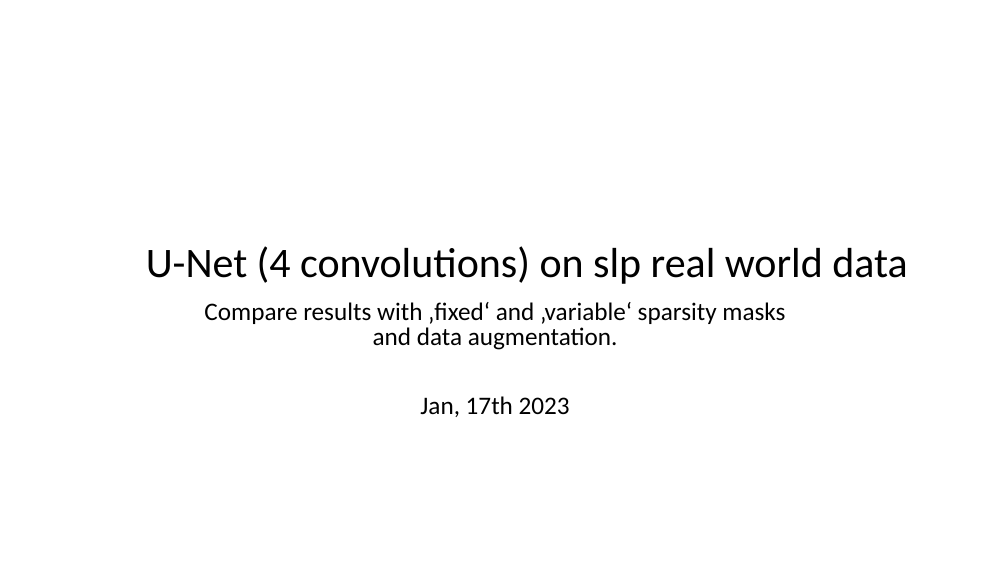
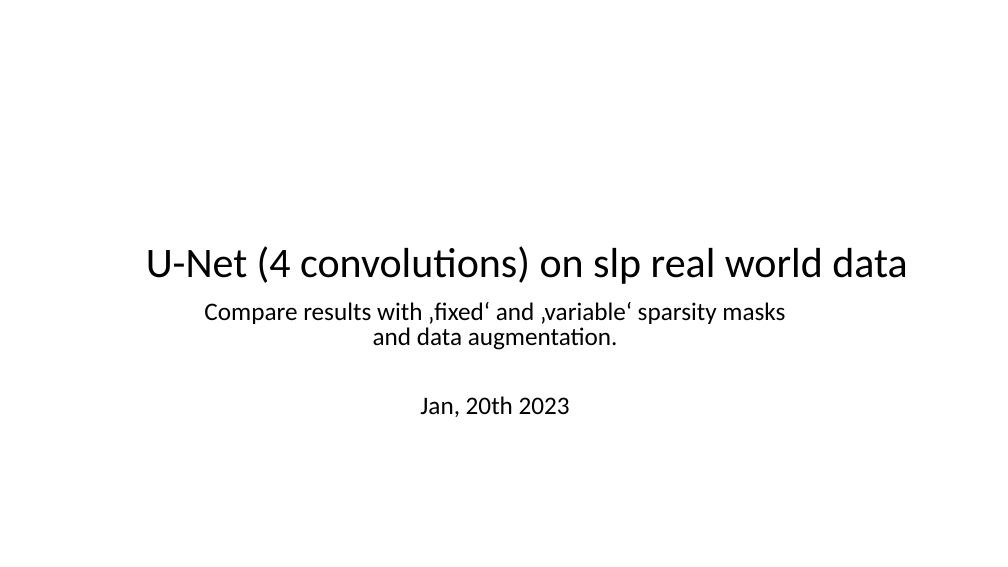
Before and after one commit to MarcoLandtHayen/reconstruct-sparse-inputs, a slide deck: slide 1 of presentations/unet_4conv_slp_realworld.pptx. Drawn at 1008x567 pixels with LibreOffice and Linux fonts; fonts in the diff are those of the drawing. Boxes give left, top, right and bottom in pixels: in the first picture for what was removed or moved away, otherwise in the second. Text is boxed around its words. In the diff, an @@ line names an element or a change of style, - is before the commit and + after.

```diff
--- a/presentations/unet_4conv_slp_realworld.pptx
+++ b/presentations/unet_4conv_slp_realworld.pptx
@@ subtitle at <box>420,396,570,417</box>: text changed @@
-Jan, 17th 2023
+Jan, 20th 2023
```
Also in this commit, not shown: 1 other slide changed, 2 slides added.
